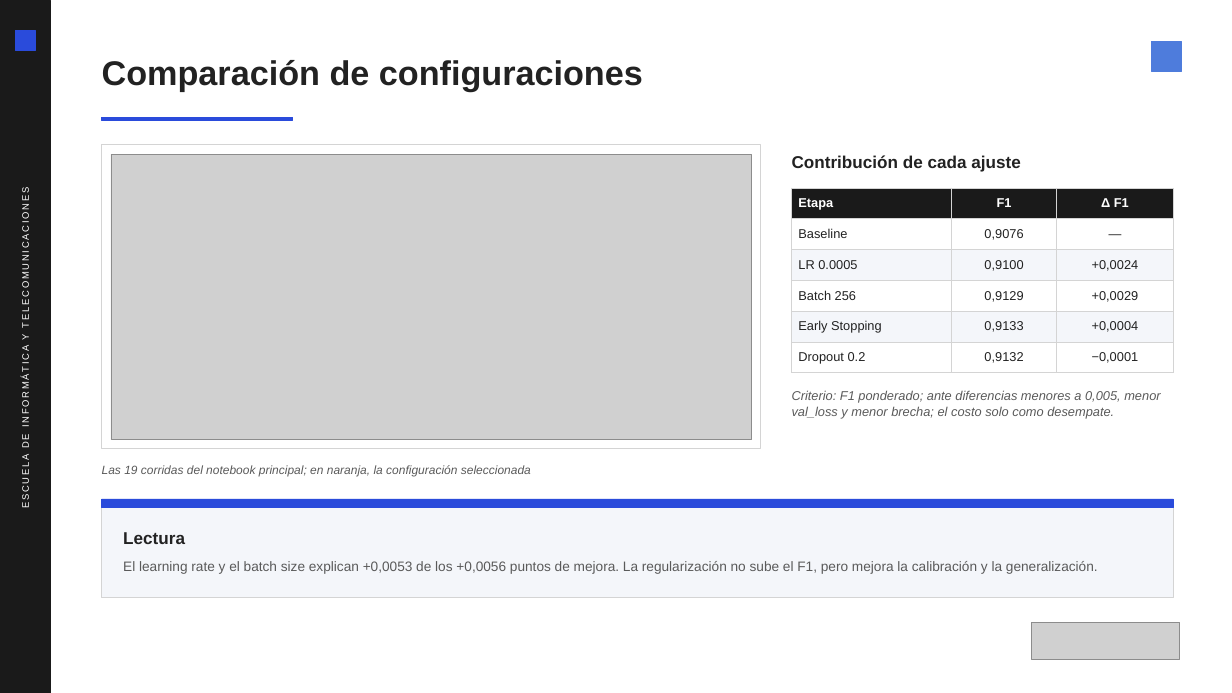
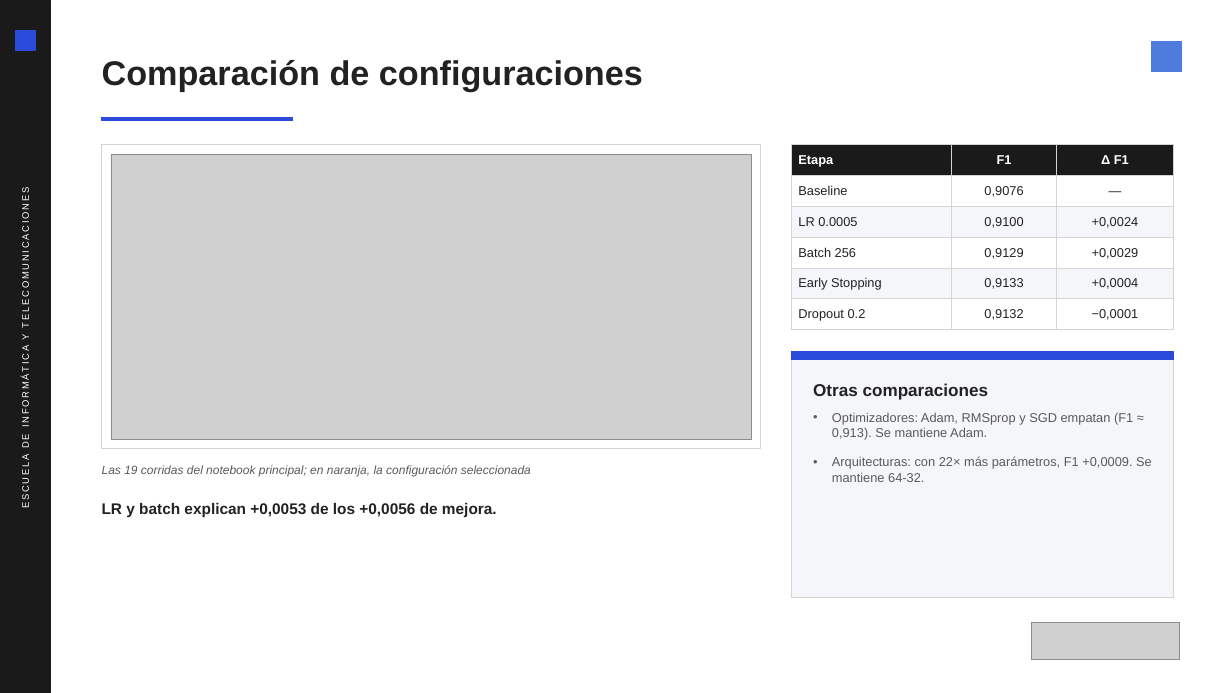
Before and after one commit to Nicolas-Salas/deep-learning-ep1, a slide deck: slide 7 of docs/presentacion/Presentacion_EP1_Deep_Learning.pptx (slide 13 before the commit). Drawn at 1232x693 pixels with LibreOffice and Linux fonts; fonts in the diff are those of the drawing; grey boxes stand for pictures. Boxes give left, top, right and bottom in pixels: in the first picture for what was removed or moved away, otherwise in the second. Text is boxed around its words. In the diff, an @@ line names an element or a change of style, - is before the commit and + after.

```diff
--- a/docs/presentacion/Presentacion_EP1_Deep_Learning.pptx
+++ b/docs/presentacion/Presentacion_EP1_Deep_Learning.pptx
@@ table: place and size @@
-table at box(792, 188, 1173, 368)
+table at box(792, 145, 1173, 325)
@@ text removed at box(792, 155, 1020, 172) @@
-Contribución de cada ajuste
@@ rectangle added at box(792, 351, 1173, 598), fill #F4F6FA, outline #D4D4D4 1 pt @@
@@ rectangle added at box(792, 351, 1173, 360), fill #2A4BDB, outline #2A4BDB 1 pt @@
@@ text added at box(813, 383, 989, 400), 20 pt, text #222222, bold @@
+Otras comparaciones
@@ text removed at box(792, 390, 1160, 419) @@
-Criterio: F1 ponderado; ante diferencias menores a 0,005, menor val_loss y menor brecha; el costo solo como desempate.
@@ text added at box(832, 412, 1152, 482), 15 pt, text #5A5A5A @@
+• Optimizadores: Adam, RMSprop y SGD empatan (F1 ≈ 0,913). Se mantiene Adam.
+• Arquitecturas: con 22× más parámetros, F1 +0,0009. Se mantiene 64-32.
@@ text at box(102, 503, 497, 517): text changed; size 20 to 18 pt @@
-Lectura
+LR y batch explican +0,0053 de los +0,0056 de mejora.
@@ text "LR y batch explican +0,0053 ..." at box(102, 503, 497, 517): vertical alignment middle to top @@
@@ rectangle removed at box(102, 499, 1173, 598) @@
@@ rectangle removed at box(102, 499, 1173, 508) @@
@@ text removed at box(123, 561, 1098, 574) @@
-El learning rate y el batch size explican +0,0053 de los +0,0056 puntos de mejora. La regularización no sube el F1, pero mejora la calibración y la generalización.
```
Also in this commit, not shown: 3 other slides changed, 1 slide added, 10 slides removed, 1 other file.
